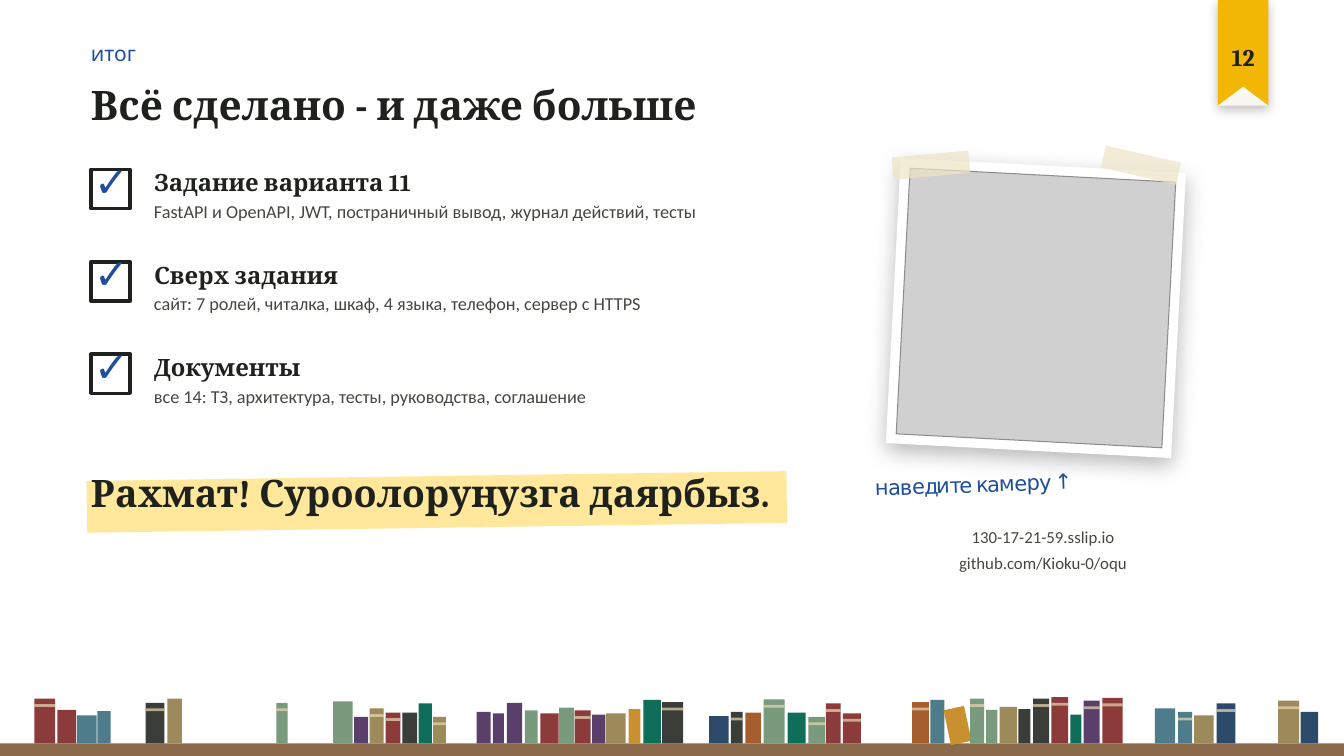
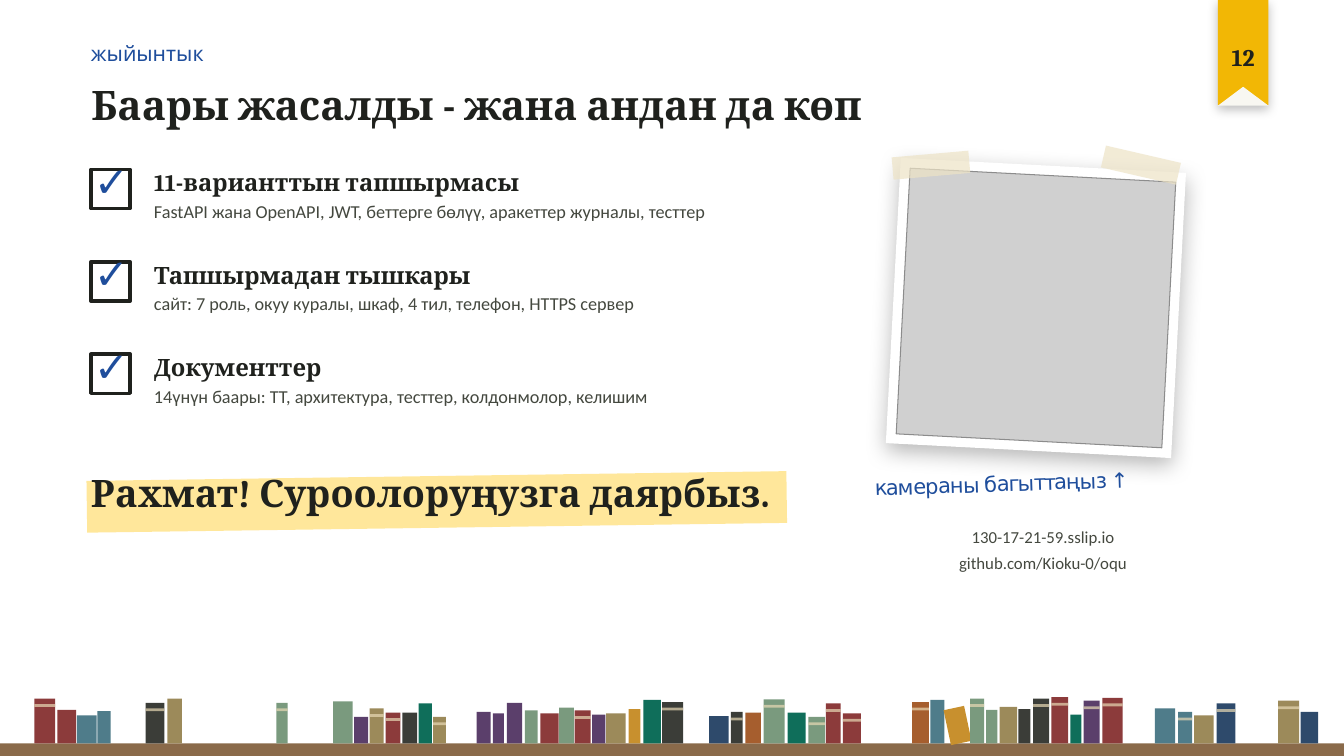
Before and after one commit to Kioku-0/oqu, a slide deck: slide 12 of Для_сдачи/2_Презентации/Оқу_предзащита_рус-кыр.pptx. Drawn at 1344x756 pixels with LibreOffice and Linux fonts; fonts in the diff are those of the drawing; grey boxes stand for pictures; background and template pictures are left out. Boxes give left, top, right and bottom in pixels: in the first picture for what was removed or moved away, otherwise in the second. Text is boxed around its words. In the diff, an @@ line names an element or a change of style, - is before the commit and + after.

Commit message:
Кыргызская версия презентации: весь текст слайдов на кыргызском
Словарь slides_ky.py: заголовки, карточки, таблицы, пометки и стикеры; название на слайдах - «Окуу». Речь Хадизат в заметках - на кыргызском, речь Мұхана - на русском.

```diff
--- a/Для_сдачи/2_Презентации/Оқу_предзащита_рус-кыр.pptx
+++ b/Для_сдачи/2_Презентации/Оқу_предзащита_рус-кыр.pptx
@@ text at [91, 45, 204, 61]: text changed @@
-итог
+жыйынтык
@@ text at [91, 91, 861, 130]: text changed @@
-Всё сделано - и даже больше
+Баары жасалды - жана андан да көп
@@ text at [154, 175, 519, 197]: text changed @@
-Задание варианта 11
+11-варианттын тапшырмасы
@@ text at [154, 205, 705, 221]: text changed @@
-FastAPI и OpenAPI, JWT, постраничный вывод, журнал действий, тесты
+FastAPI жана OpenAPI, JWT, беттерге бөлүү, аракеттер журналы, тесттер
@@ text at [154, 267, 471, 290]: text changed @@
-Сверх задания
+Тапшырмадан тышкары
@@ text at [154, 297, 634, 313]: text changed @@
-сайт: 7 ролей, читалка, шкаф, 4 языка, телефон, сервер с HTTPS
+сайт: 7 роль, окуу куралы, шкаф, 4 тил, телефон, HTTPS сервер
@@ text at [154, 359, 321, 382]: text changed @@
-Документы
+Документтер
@@ text at [154, 390, 647, 406]: text changed @@
-все 14: ТЗ, архитектура, тесты, руководства, соглашение
+14үнүн баары: ТТ, архитектура, тесттер, колдонмолор, келишим
@@ text at [875, 475, 1107, 499]: text changed @@
-наведите камеру ↑
+камераны багыттаңыз ↑
```
Also in this commit, not shown: 8 other slides changed, 3 slides added, 3 slides removed, 4 other files.
